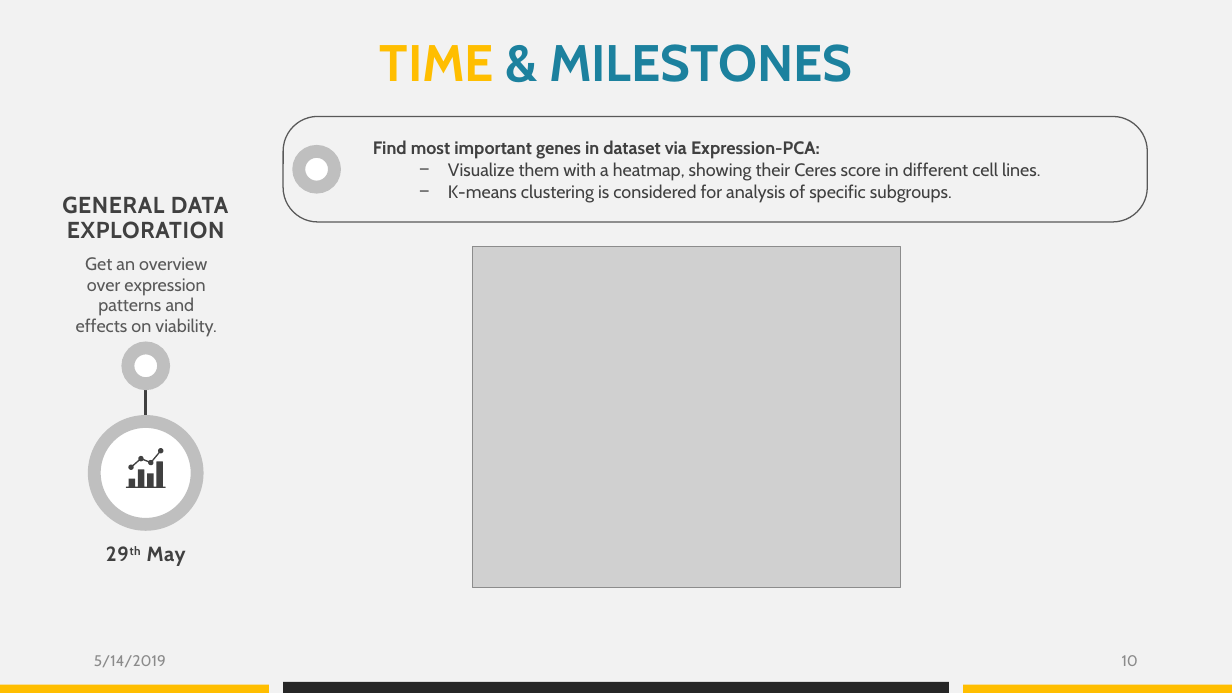
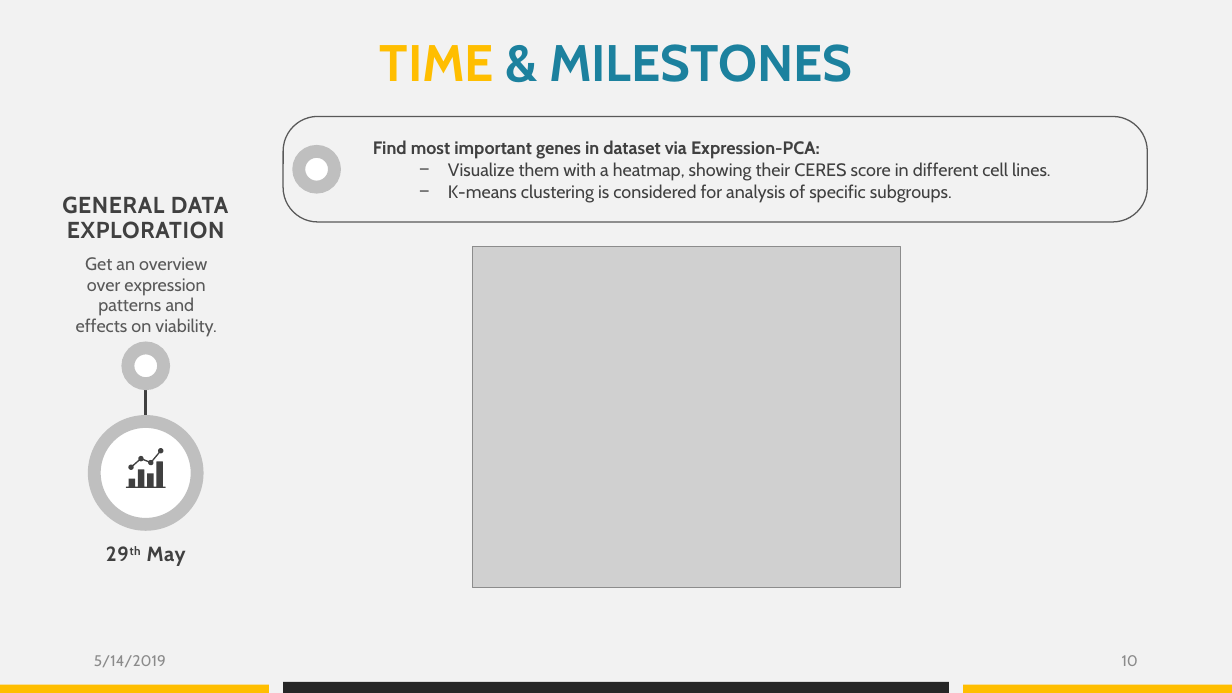
Before and after one commit to datascience-mobi/group-04-project-1-4, a slide deck: slide 10 of Project proposal_presentation_V1.pptx. Drawn at 1232x693 pixels with LibreOffice and Linux fonts; fonts in the diff are those of the drawing; grey boxes stand for pictures. Boxes give left, top, right and bottom in pixels: in the first picture for what was removed or moved away, otherwise in the second. Text is boxed around its words. In the diff, an @@ line names an element or a change of style, - is before the commit and + after.

Commit message:
More updates

```diff
--- a/Project proposal_presentation_V1.pptx
+++ b/Project proposal_presentation_V1.pptx
@@ text at (448,162,1050,181): text changed @@
-  − Visualize them with a heatmap, showing their Ceres score in different cell lines.
+  − Visualize them with a heatmap, showing their CERES score in different cell lines.
```
Also in this commit, not shown: 5 other slides changed.
